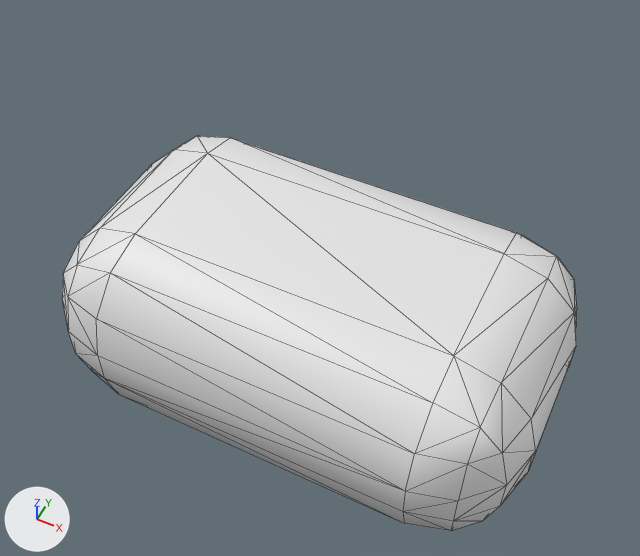
Renders of the OBJ model sandbox/assets/generated/models/sandbag_stack__bag_2_0.obj from each side of a commit.
Before and after are seen from a 50 mm camera at (0.358, -0.709, 1.112) aimed at (0.006, -0.005, 0.233). Arrows for +X, +Y and +Z are at lower left; the lights stay in place. The picture after the commit comes second. Mesh edges are drawn as thin lines. Where no turn or scale is listed for an object, it has been applied to the vertices.

The first picture shows 'sandbag_stack__bag_2_0'.
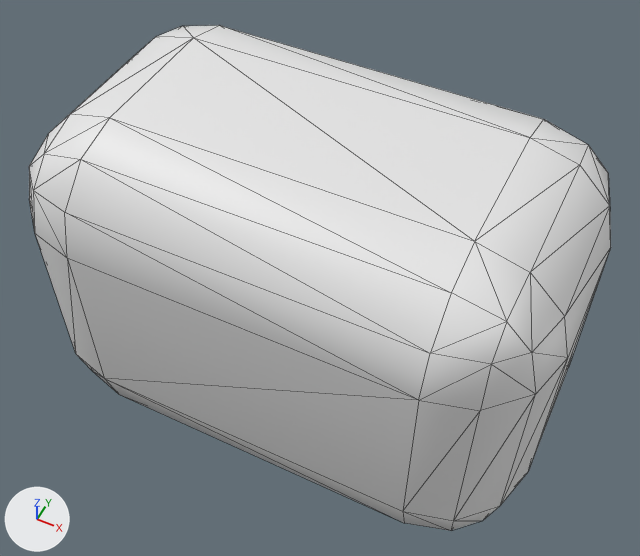
Changed parts and their boxes [x1, y1, x2, y2] in the pictures (640 x 556 px; the box of a moved part takes in the faces that stretch with it):
'sandbag_stack__bag_2_0', reshaped (13% wider, 28% taller)
    before: [62, 136, 577, 530]
    after: [29, 25, 611, 530]
part 1 of me_sandbag_stack__bag_2_0, moved or reshaped
    before: [62, 136, 577, 521]
    after: [29, 25, 611, 521]

What the commit changed:
me_sandbag_stack__bag_2_0 is used by ob_sandbag_stack__bag_2_0; location (0.0, 0.0, 0.0).
me_sandbag_stack__bag_2_0 had 96 vertices, 188 faces and spanned x -0.34..0.34, y -0.21..0.21, z 0.0..0.29.
me_sandbag_stack__bag_2_0 now has 96 vertices, 188 faces and spans x -0.34..0.34, y -0.21..0.21, z 0.0..0.479.
me_sandbag_stack__bag_2_0 part 1: all 48 vertices in x -0.34..0.34, y -0.21..0.21, z 0.17..0.29 are moved by (0.0, 0.0, 0.188).
